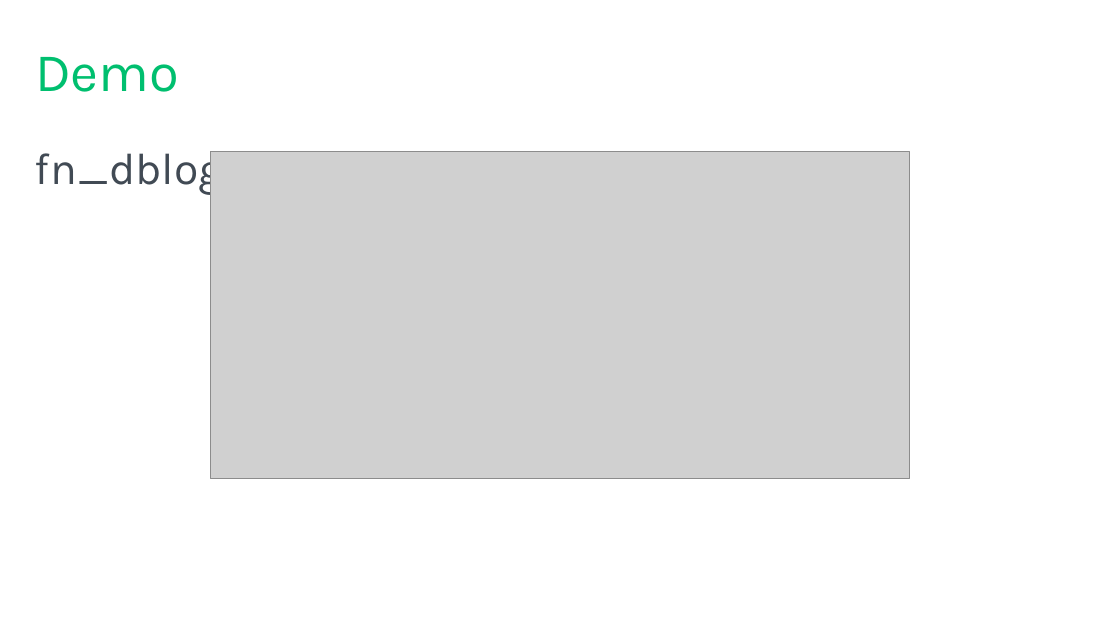
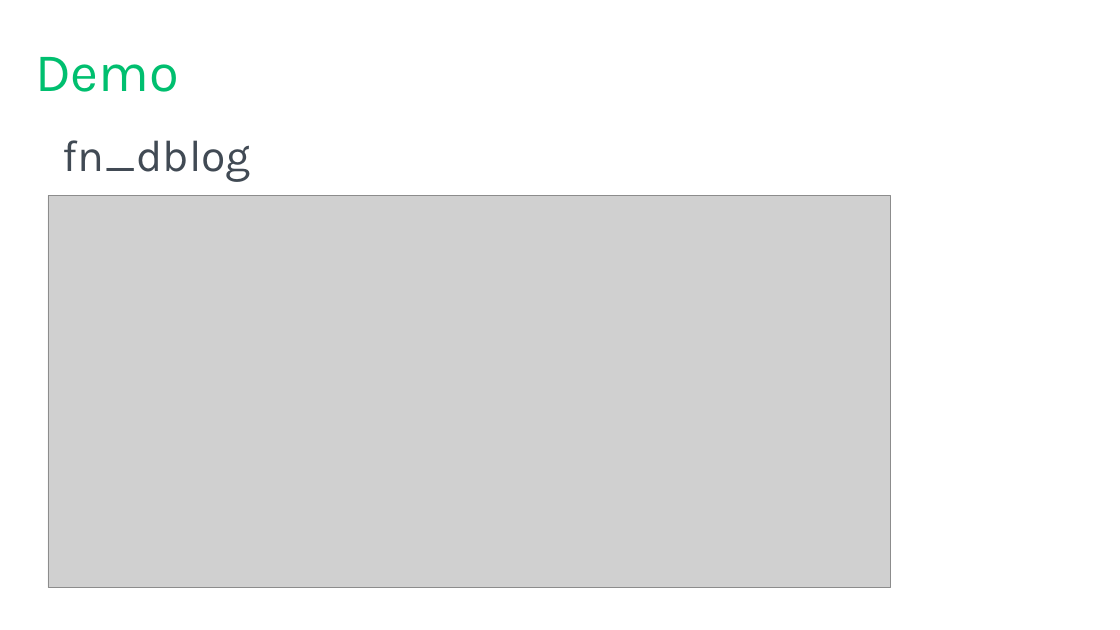
Before and after one commit to tf3604/LogFilePresentation, a slide deck: slide 29 of TransactionLog.pptx (slide 28 before the commit). Drawn at 1120x630 pixels with LibreOffice and Linux fonts; fonts in the diff are those of the drawing; grey boxes stand for pictures; background and template pictures are left out. Boxes give left, top, right and bottom in pixels: in the first picture for what was removed or moved away, otherwise in the second. Text is boxed around its words. In the diff, an @@ line names an element or a change of style, - is before the commit and + after.

Commit message:
Update demo slide (updated clip art).

```diff
--- a/TransactionLog.pptx
+++ b/TransactionLog.pptx
@@ text "fn_dblog": place and size @@
-text "fn_dblog" at [35,151,224,196]
+text "fn_dblog" at [62,140,251,182]
@@ picture: place and size @@
-picture at [210,152,909,478]
+picture at [48,196,891,588]
```
Also in this commit, not shown: 4 other slides changed, 1 slide added.
